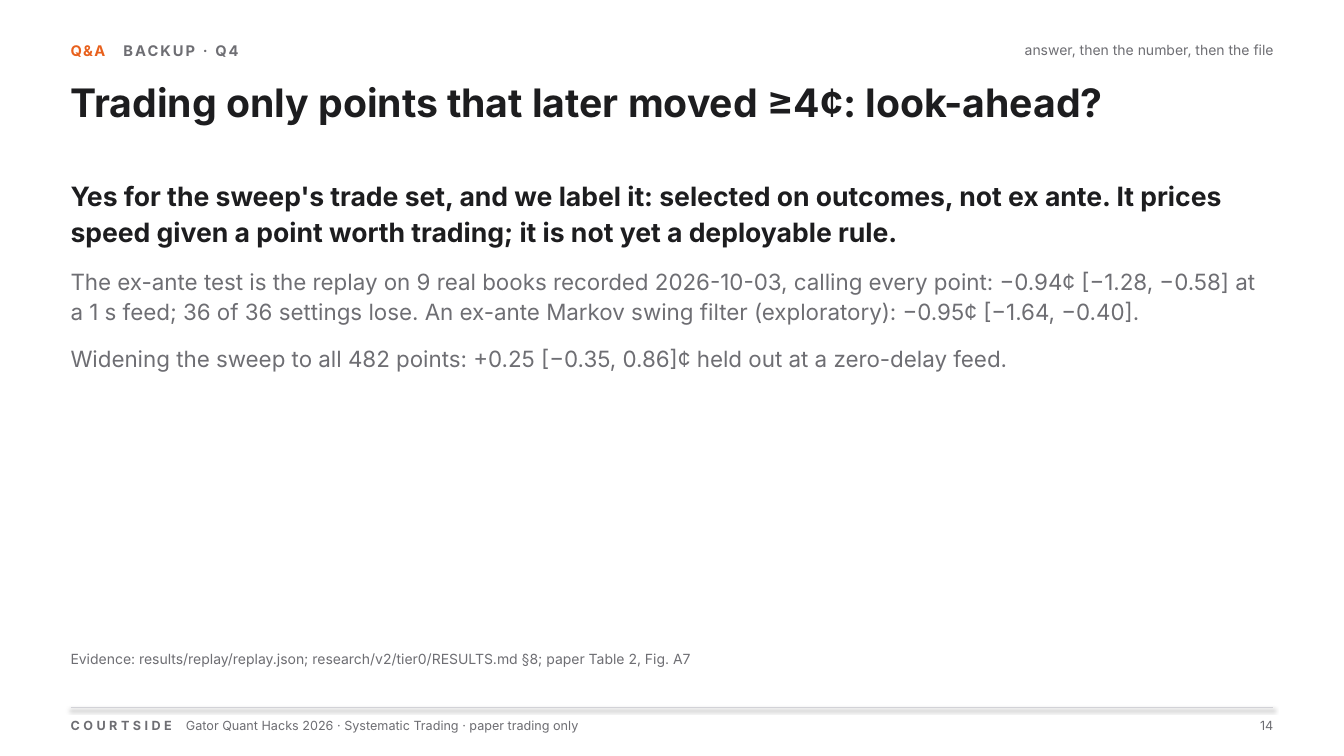
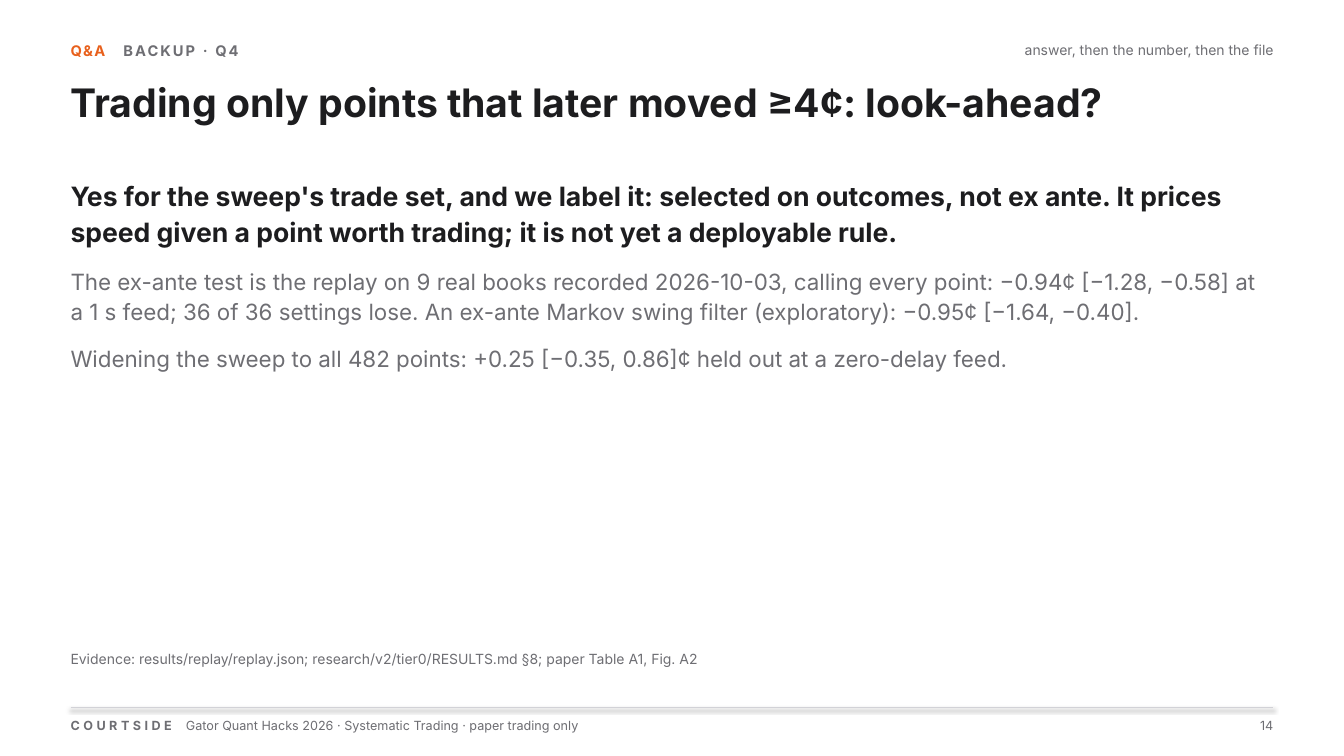
Before and after one commit to OjasMishra32/computervisionpredictivetabletennismoneymachineouuushiii, a slide deck: slide 14 of docs/deck/courtside.pptx. Drawn at 1344x756 pixels with LibreOffice and Linux fonts; fonts in the diff are those of the drawing. Boxes give left, top, right and bottom in pixels: in the first picture for what was removed or moved away, otherwise in the second. Text is boxed around its words. In the diff, an @@ line names an element or a change of style, - is before the commit and + after.

```diff
--- a/docs/deck/courtside.pptx
+++ b/docs/deck/courtside.pptx
@@ text at [71,653,697,667]: text changed @@
-Evidence: results/replay/replay.json; research/v2/tier0/RESULTS.md §8; paper Table 2, Fig. A7
+Evidence: results/replay/replay.json; research/v2/tier0/RESULTS.md §8; paper Table A1, Fig. A2
```
Also in this commit, not shown: 13 other slides changed, 41 other files.
